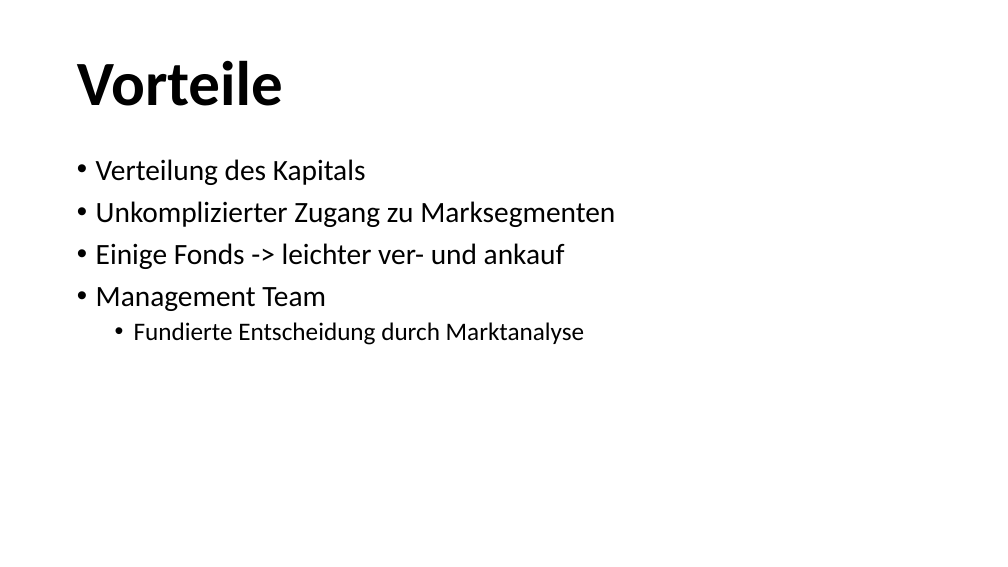
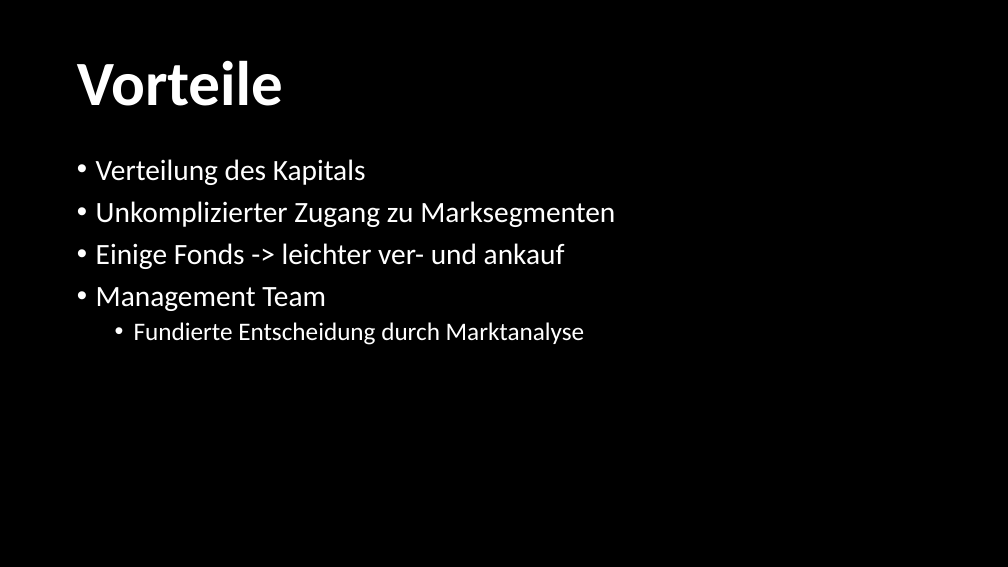
Before and after one commit to AH1M1-Org/School, a slide deck: slide 5 of Betriebwirtschaftslehere/Fonds.odp (slide 4 before the commit). Drawn at 1008x567 pixels with LibreOffice and Linux fonts; fonts in the diff are those of the drawing; background and template pictures are left out. Boxes give left, top, right and bottom in pixels: in the first picture for what was removed or moved away, otherwise in the second. Text is boxed around its words. In the diff, an @@ line names an element or a change of style, - is before the commit and + after.

```diff
--- a/Betriebwirtschaftslehere/Fonds.odp
+++ b/Betriebwirtschaftslehere/Fonds.odp
@@ background #FFFFFF to picture (left out) @@
@@ title "Vorteile" at bbox=[77, 60, 283, 106]: text colour #000000 to #FFFFFF @@
@@ text "Verteilung des Kapitals" at bbox=[96, 159, 615, 345]: text colour #000000 to #FFFFFF; bullet colour #000000 to #FFFFFF @@
```
Also in this commit, not shown: 7 other slides changed, 1 slide added, 6 other files.
